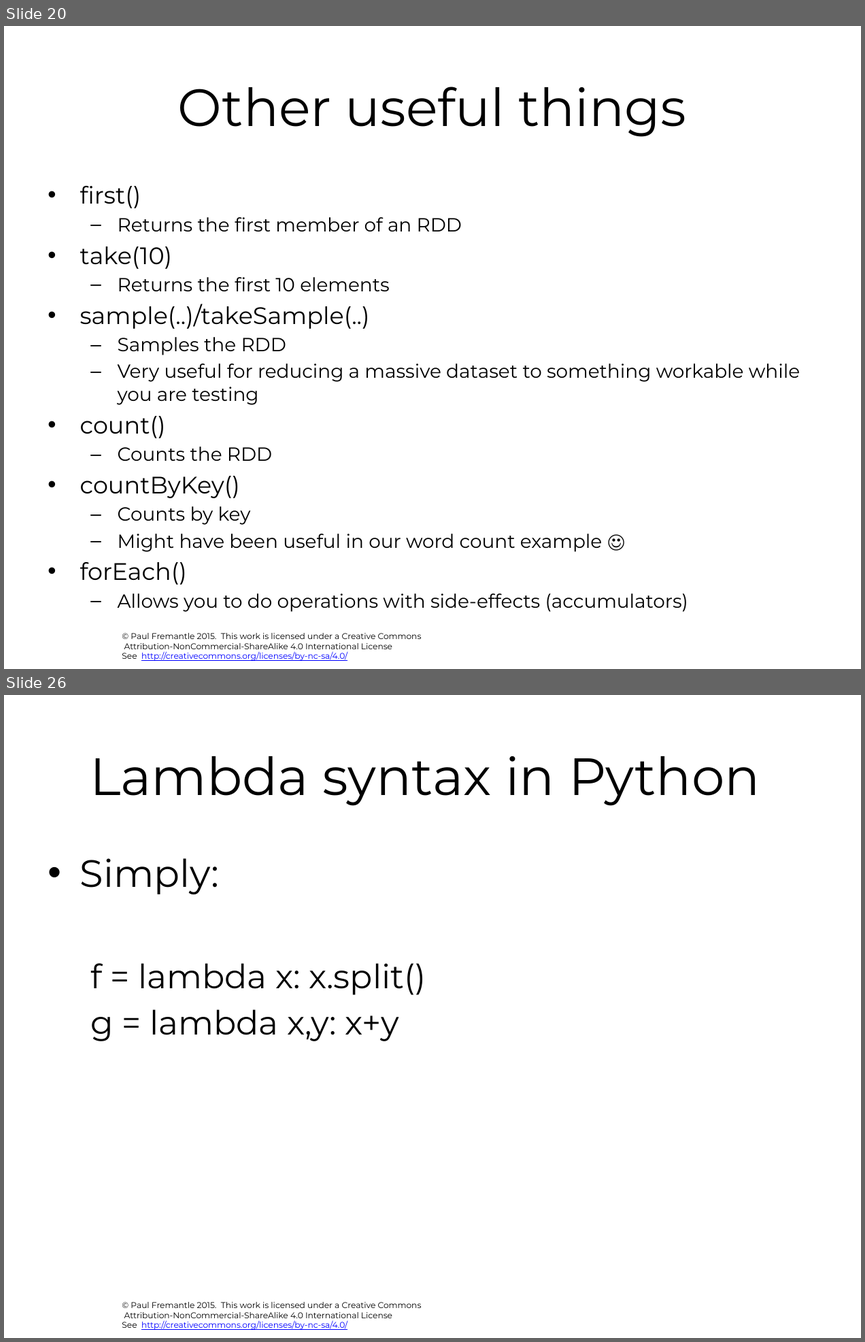
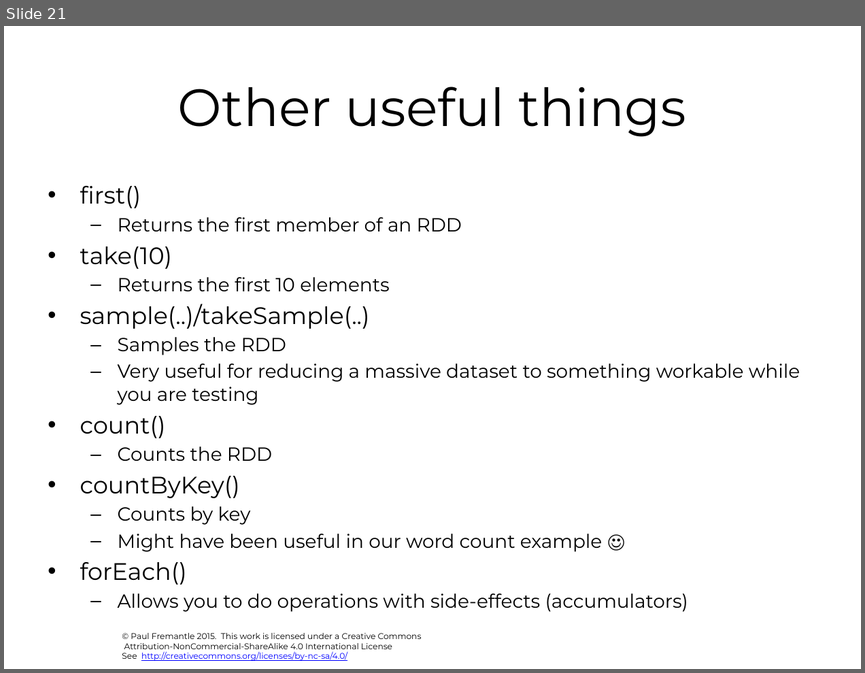
Before and after one commit to julieweeds/BigData, a slide deck: pres-source/03-spark.pptx. Shown one above the other, each under a label of ours: slides 20 and 26 before the commit, slide 21 after it; the slides between them are not shown. The pictures are 865x1342 and 865x673 pixels, drawn with LibreOffice and Linux fonts; fonts in the diff are those of the drawing; background and template pictures are left out. Boxes give left, top, right and bottom in pixels: in the first picture for what was removed or moved away, otherwise in the second. Text is boxed around its words. In the diff, an @@ line names an element or a change of style, - is before the commit and + after.

```diff
--- a/pres-source/03-spark.pptx
+++ b/pres-source/03-spark.pptx
@@ slide 26 removed at (4,695,861,1338), background #FFFFFF; not listed: 1 template element that a slide beside it also shows @@
@@ title removed at (90,756,759,806) @@
-Lambda syntax in Python
@@ text removed at (80,858,426,1041) @@
-• Simply:
-  f = lambda x: x.split()
-  g = lambda x,y: x+y
@@ what was slide 20 is now slide 21 @@
```
Also in this commit, not shown: 10 slides changed, 3 slides added, 3 other files.
